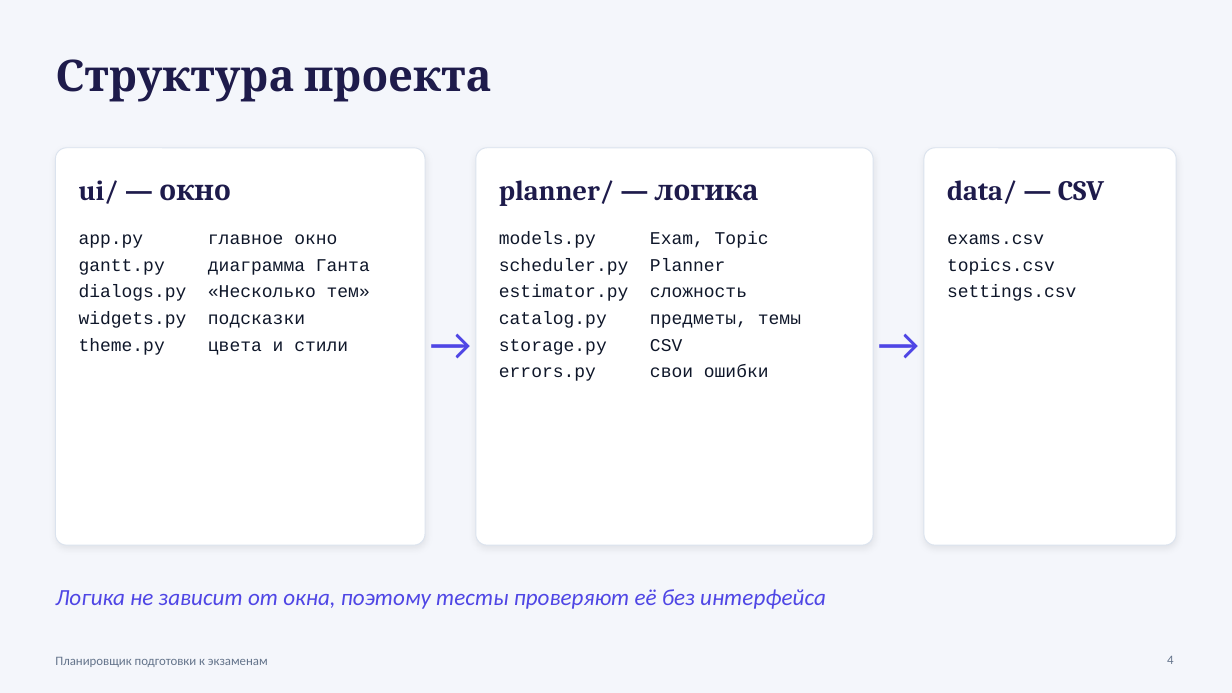
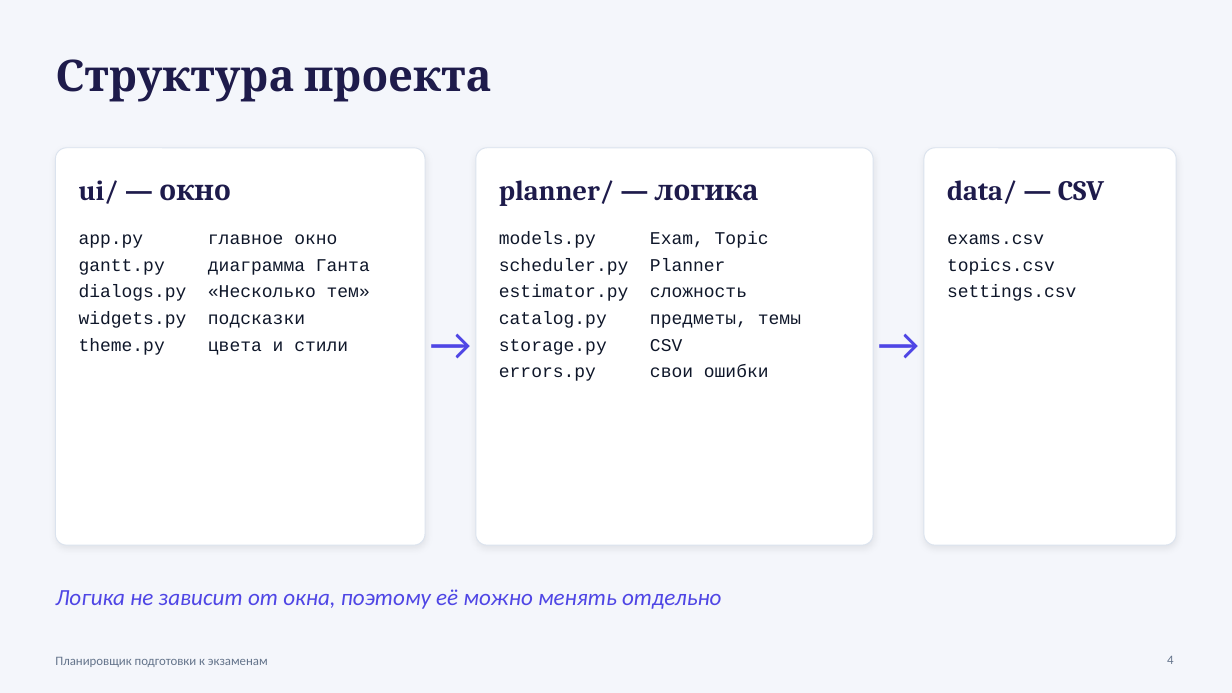
Before and after one commit to leywinkw/exam-planner, a slide deck: slide 4 of docs/Презентация_Планировщик_экзаменов.pptx. Drawn at 1232x693 pixels with LibreOffice and Linux fonts; fonts in the diff are those of the drawing. Boxes give left, top, right and bottom in pixels: in the first picture for what was removed or moved away, otherwise in the second. Text is boxed around its words. In the diff, an @@ line names an element or a change of style, - is before the commit and + after.

```diff
--- a/docs/Презентация_Планировщик_экзаменов.pptx
+++ b/docs/Презентация_Планировщик_экзаменов.pptx
@@ text at (55,589,721,609): text changed @@
-Логика не зависит от окна, поэтому тесты проверяют её без интерфейса
+Логика не зависит от окна, поэтому её можно менять отдельно
```
Also in this commit, not shown: 8 other slides changed, 1 slide removed, 51 other files.
